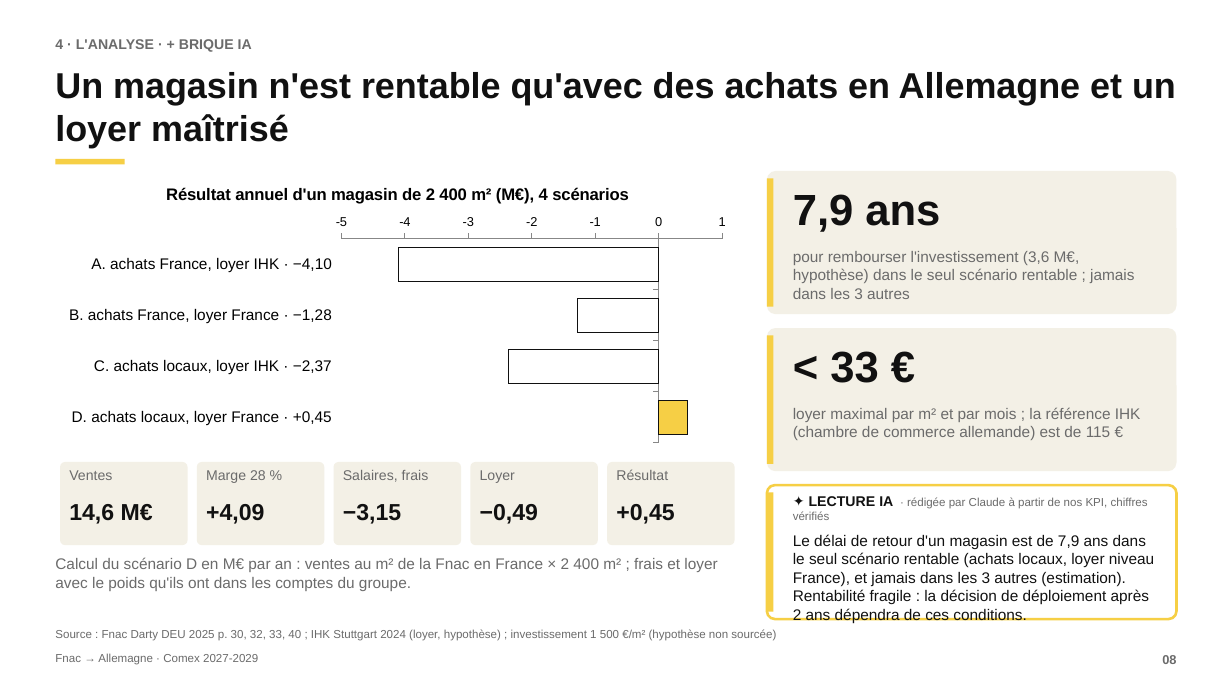
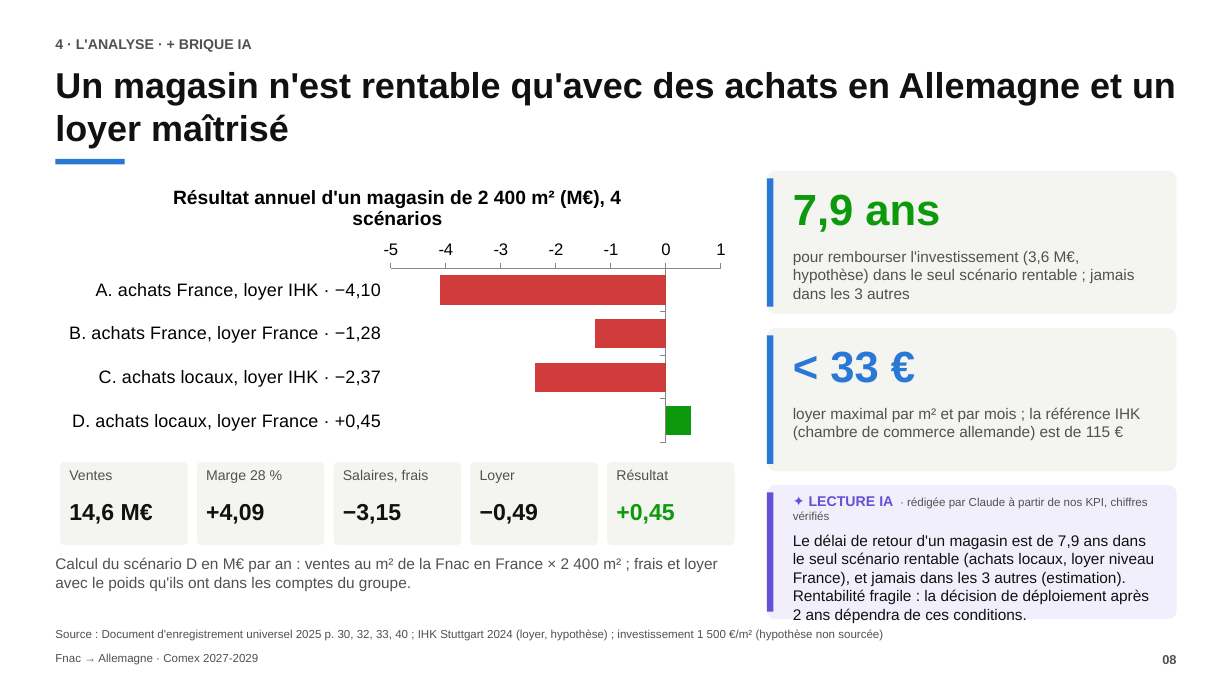
Before and after one commit to romane13long-source/fnac-expansion-allemagne, a slide deck: slide 8 of docs/Comex_Fnac_Allemagne.pptx. Drawn at 1232x693 pixels with LibreOffice and Linux fonts; fonts in the diff are those of the drawing. Boxes give left, top, right and bottom in pixels: in the first picture for what was removed or moved away, otherwise in the second. Text is boxed around its words. In the diff, an @@ line names an element or a change of style, - is before the commit and + after.

```diff
--- a/docs/Comex_Fnac_Allemagne.pptx
+++ b/docs/Comex_Fnac_Allemagne.pptx
@@ bar chart at (x1=55, y1=171, x2=739, y2=448) @@
@@ colour of Series 1 #FFFFFF to #D03B3B @@
@@ colour of Series 2 #F6CF45 to #0C9A0C @@
@@ category axis changed @@
@@ value axis changed @@
@@ lettering changed @@
@@ text "7,9 ans" at (x1=793, y1=194, x2=940, y2=232): text colour #111111 to #0C9A0C @@
@@ fill #F3F0E6 to #F4F4F1 in 7 elements at (x1=60, y1=462, x2=188, y2=545), (x1=197, y1=462, x2=324, y2=545), (x1=334, y1=462, x2=461, y2=545), (x1=470, y1=462, x2=598, y2=545), (x1=607, y1=462, x2=735, y2=545), (x1=767, y1=171, x2=1177, y2=314), (x1=767, y1=328, x2=1177, y2=471) @@
@@ fill #F6CF45 to #2A78D6 in 3 elements at (x1=55, y1=159, x2=125, y2=165), (x1=767, y1=178, x2=774, y2=307), (x1=767, y1=335, x2=774, y2=464) @@
@@ text "< 33 €" at (x1=830, y1=351, x2=878, y2=383): text colour #111111 to #2A78D6 @@
@@ text colour #6B6B6B to #52514E in 11 elements at (x1=55, y1=39, x2=252, y2=52), (x1=55, y1=654, x2=258, y2=665), (x1=1162, y1=655, x2=1176, y2=664), (x1=69, y1=470, x2=112, y2=480), (x1=206, y1=470, x2=266, y2=483), (x1=343, y1=470, x2=429, y2=482), (x1=480, y1=470, x2=515, y2=483), (x1=616, y1=469, x2=668, y2=480), (x1=55, y1=557, x2=717, y2=591), (x1=793, y1=251, x2=1134, y2=299), (x1=793, y1=407, x2=1141, y2=440) @@
@@ text "+0,45" at (x1=616, y1=504, x2=674, y2=524): text colour #111111 to #0C9A0C @@
@@ rounded rectangle at (x1=767, y1=485, x2=1177, y2=619): fill #FFFFFF to #F1EFFC; outline #F6CF45 2 pt to none @@
@@ rectangle at (x1=767, y1=493, x2=774, y2=612): fill #F6CF45 to #6250D6 @@
@@ text at (x1=793, y1=496, x2=1148, y2=520): text colour #111111 to #6250D6 in "✦ LECTURE IA"; text colour #6B6B6B to #52514E in "· rédigée par Claude à partir de ..." @@
@@ text at (x1=55, y1=629, x2=883, y2=641): text changed; text colour #6B6B6B to #52514E @@
-Source : Fnac Darty DEU 2025 p. 30, 32, 33, 40 ; IHK Stuttgart 2024 (loyer, hypothèse) ; investissement 1 500 €/m² (hypothèse non sourcée)
+Source : Document d'enregistrement universel 2025 p. 30, 32, 33, 40 ; IHK Stuttgart 2024 (loyer, hypothèse) ; investissement 1 500 €/m² (hypothèse non sourcée)
```
Also in this commit, not shown: 11 other slides changed, 6 other files.
